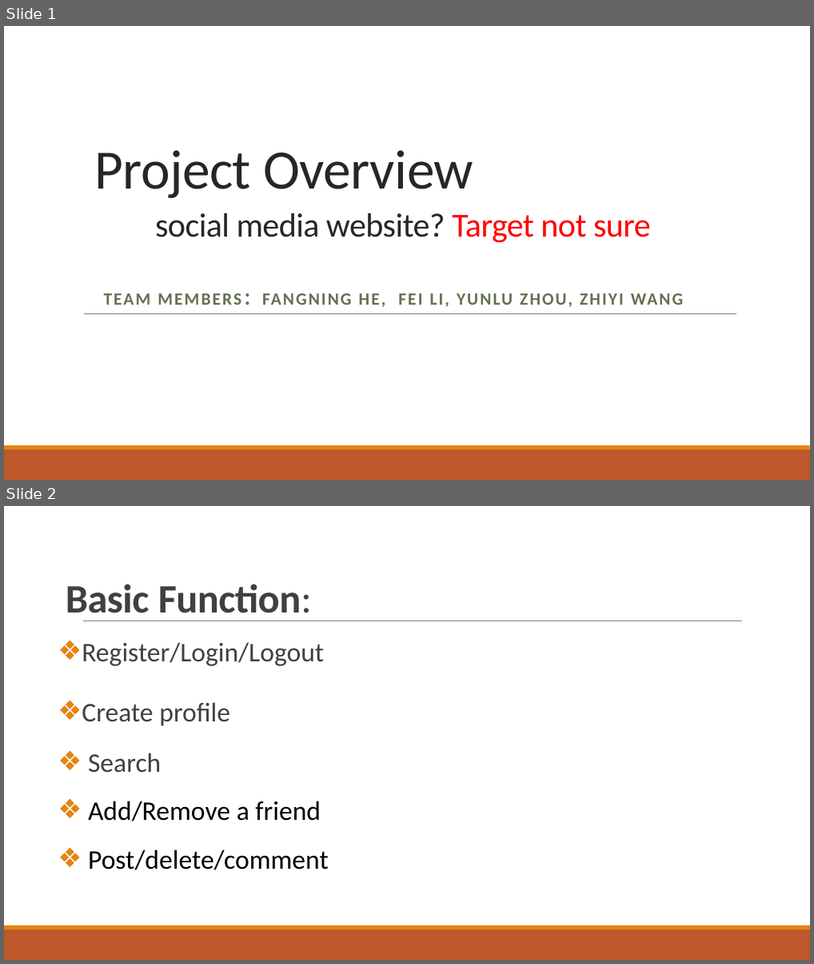
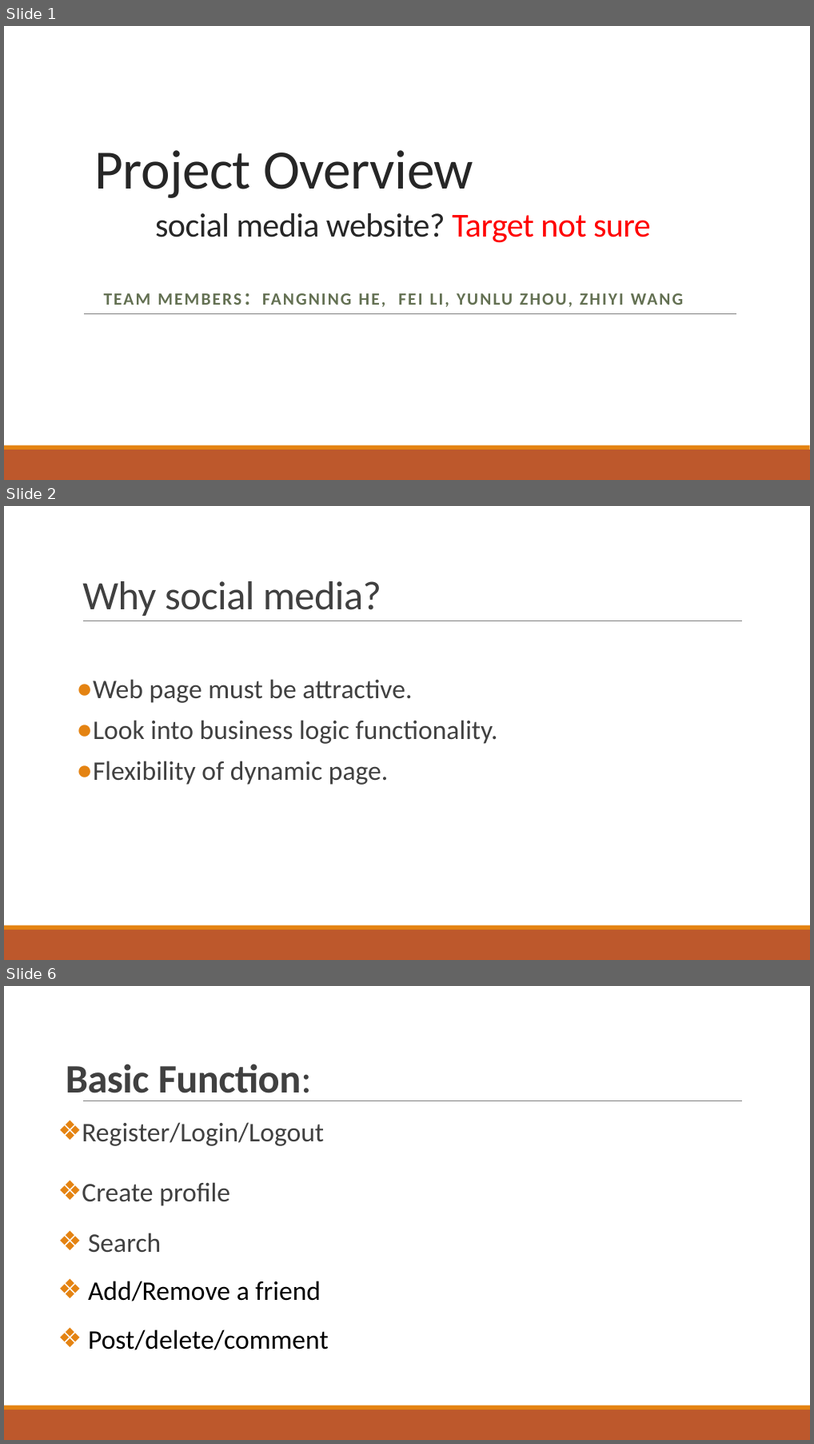
Before and after one commit to FeifeifeiGit/Web_Design_Spring2017, a slide deck: Final/final.pptx. Shown one above the other, each under a label of ours: slides 1 and 2 before the commit, slides 1, 2 and 6 after it; the slides between them are not shown. The pictures are 814x964 and 814x1444 pixels, drawn with LibreOffice and Linux fonts; fonts in the diff are those of the drawing. Boxes give left, top, right and bottom in pixels: in the first picture for what was removed or moved away, otherwise in the second. Text is boxed around its words. In the diff, an @@ line names an element or a change of style, - is before the commit and + after.

Commit message:
add reasons for social media

```diff
--- a/Final/final.pptx
+++ b/Final/final.pptx
@@ slide 2 added at box(4, 506, 810, 960), background #FFFFFF; not listed: 3 template elements that a slide beside it also shows @@
@@ title added at box(82, 581, 382, 616), 48 pt, text #404040 @@
+Why social media?
@@ text added at box(93, 679, 498, 784), 32 pt, text #404040 @@
+● Web page must be attractive.
+● Look into business logic functionality.
+● Flexibility of dynamic page.
@@ what was slide 2 is now slide 6 @@
```
Also in this commit, not shown: 3 other slides added.
